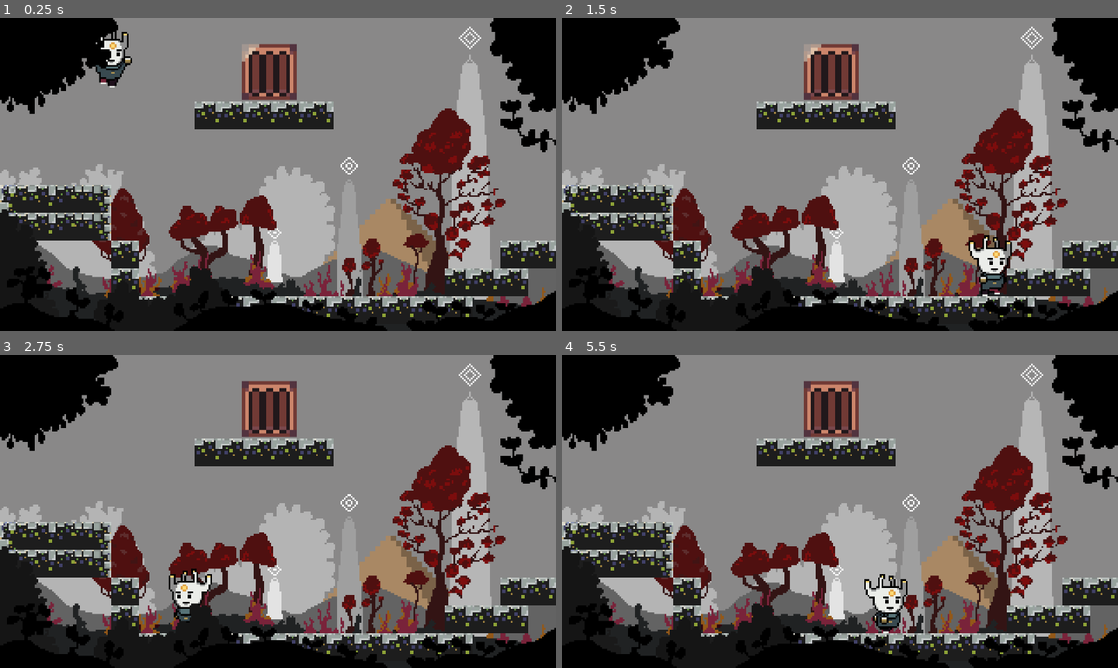
Above: before the commit, frames 1-4 (two rows, left to right).
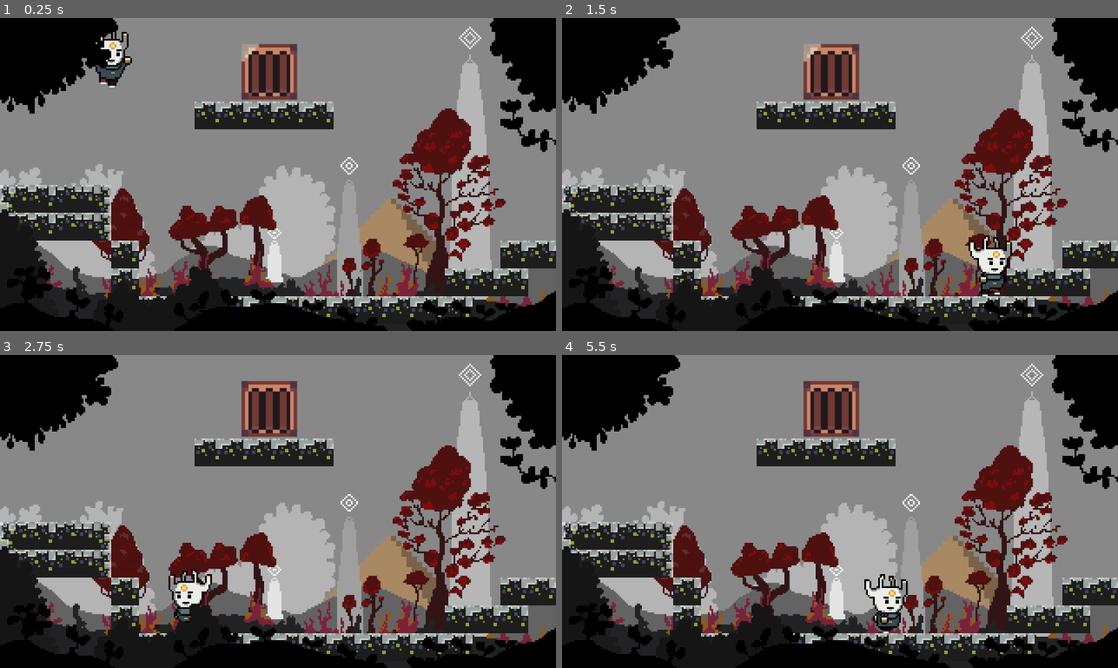
Above: after the commit, the same moments.

Repository: heliosalesjr/VermeerschPlatformer
Game: Godot game, scene res://scenes/main_scene.tscn
Two runs of this game, one before a commit and one after it. Both use one fixed random seed, a clock stepped at 60 frames per second and the inputs below. The project has no main scene, so this scene is started directly.
Inputs:
- Up to frame 1 (0.25 s): no input
- Up to frame 2 (1.5 s): hold Right (ui_right) from 0.53 s (still down)
- Up to frame 3 (2.75 s): release Right (ui_right) at 2.03 s; hold Left (ui_left) from 2.03 s (still down)
- Up to frame 4 (5.5 s): release Left (ui_left) at 2.78 s; hold Right (ui_right) 2.78-4.28 s; hold Left (ui_left) 4.28-5.03 s; hold Right (ui_right) from 5.03 s (still down)

The runs differ from the first frame. In frame 1, 1.3% of the frame differs, in the area x 0-100%, y 0-95%; in frame 2, 1.3%; in frame 3, 1.3%; in frame 4, 1.4%.

Commit message:
creating the enemy

Diff:
--- a/project.godot
+++ b/project.godot
@@ -15,8 +15,8 @@
 
 [display]
 
-window/size/viewport_width=1920
-window/size/viewport_height=1080
+window/size/viewport_width=960
+window/size/viewport_height=540
 window/stretch/mode="viewport"
 
 [input]
--- /dev/null
+++ b/scenes/enemy.tscn
@@ -0,0 +1,117 @@
+[gd_scene load_steps=7 format=3 uid="uid://cgklhlgke3gmq"]
+
+[ext_resource type="Texture2D" uid="uid://83sa2i3rv2u6" path="res://assets/Sprites/Enemies/Enemy2.png" id="1_8pyo1"]
+
+[sub_resource type="Animation" id="Animation_byv3l"]
+resource_name = "idle"
+length = 0.8
+loop_mode = 1
+tracks/0/type = "value"
+tracks/0/imported = false
+tracks/0/enabled = true
+tracks/0/path = NodePath("Sprite2D:frame")
+tracks/0/interp = 1
+tracks/0/loop_wrap = true
+tracks/0/keys = {
+"times": PackedFloat32Array(0, 0.4),
+"transitions": PackedFloat32Array(1, 1),
+"update": 1,
+"values": [0, 1]
+}
+tracks/1/type = "value"
+tracks/1/imported = false
+tracks/1/enabled = true
+tracks/1/path = NodePath("CollisionShape2D:disabled")
+tracks/1/interp = 1
+tracks/1/loop_wrap = true
+tracks/1/keys = {
+"times": PackedFloat32Array(0, 0.4),
+"transitions": PackedFloat32Array(1, 1),
+"update": 1,
+"values": [false, false]
+}
+
+[sub_resource type="Animation" id="Animation_uxupv"]
+resource_name = "dead"
+length = 0.8
+tracks/0/type = "value"
+tracks/0/imported = false
+tracks/0/enabled = true
+tracks/0/path = NodePath("Sprite2D:frame")
+tracks/0/interp = 1
+tracks/0/loop_wrap = true
+tracks/0/keys = {
+"times": PackedFloat32Array(0, 0.1, 0.2, 0.3, 0.4, 0.5, 0.6),
+"transitions": PackedFloat32Array(1, 1, 1, 1, 1, 1, 1),
+"update": 1,
+"values": [6, 7, 8, 9, 10, 11, 12]
+}
+tracks/1/type = "value"
+tracks/1/imported = false
+tracks/1/enabled = true
+tracks/1/path = NodePath("CollisionShape2D:disabled")
+tracks/1/interp = 1
+tracks/1/loop_wrap = true
+tracks/1/keys = {
+"times": PackedFloat32Array(0, 0.7),
+"transitions": PackedFloat32Array(1, 1),
+"update": 1,
+"values": [true, true]
+}
+
+[sub_resource type="Animation" id="Animation_4bfsu"]
+length = 0.001
+tracks/0/type = "value"
+tracks/0/imported = false
+tracks/0/enabled = true
+tracks/0/path = NodePath("Sprite2D:frame")
+tracks/0/interp = 1
+tracks/0/loop_wrap = true
+tracks/0/keys = {
+"times": PackedFloat32Array(0),
+"transitions": PackedFloat32Array(1),
+"update": 1,
+"values": [1]
+}
+tracks/1/type = "value"
+tracks/1/imported = false
+tracks/1/enabled = true
+tracks/1/path = NodePath("CollisionShape2D:disabled")
+tracks/1/interp = 1
+tracks/1/loop_wrap = true
+tracks/1/keys = {
+"times": PackedFloat32Array(0),
+"transitions": PackedFloat32Array(1),
+"update": 1,
+"values": [false]
+}
+
+[sub_resource type="AnimationLibrary" id="AnimationLibrary_orf4i"]
+_data = {
+"RESET": SubResource("Animation_4bfsu"),
+"dead": SubResource("Animation_uxupv"),
+"idle": SubResource("Animation_byv3l")
+}
+
+[sub_resource type="RectangleShape2D" id="RectangleShape2D_ehnqp"]
+size = Vector2(11, 6)
+
+[node name="Enemy" type="CharacterBody2D"]
+
+[node name="Sprite2D" type="Sprite2D" parent="."]
+texture = ExtResource("1_8pyo1")
+hframes = 7
+vframes = 2
+frame = 1
+
+[node name="anim" type="AnimationPlayer" parent="."]
+autoplay = "idle"
+libraries = {
+"": SubResource("AnimationLibrary_orf4i")
+}
+
+[node name="CollisionShape2D" type="CollisionShape2D" parent="."]
+position = Vector2(-0.5, 13)
+shape = SubResource("RectangleShape2D_ehnqp")
+
+[node name="RayCast2D" type="RayCast2D" parent="."]
--- a/scenes/main_scene.tscn
+++ b/scenes/main_scene.tscn
@@ -136,7 +136,7 @@
 
 [node name="Camera2D" type="Camera2D" parent="."]
 anchor_mode = 0
-zoom = Vector2(6, 6)
+zoom = Vector2(3, 3)
 
 [node name="Player" parent="." instance=ExtResource("1_b33pc")]
 visibility_layer = 17
